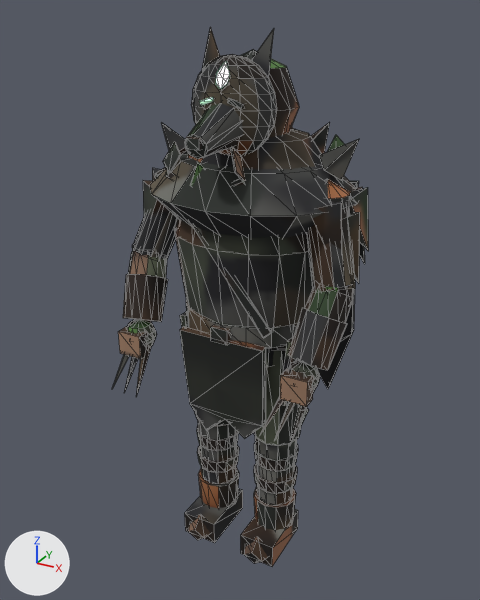
The glTF model assets/models/grove_skinwearer.glb: old version first, new version second.
Camera for both pictures: a camera (50 mm lens) standing at (0.973, -1.819, 1.871) and looking at (-0.045, 0.031, 0.946). Every picture has the same lights, and +X, +Y and +Z are marked at lower left. The first picture is the older version. Mesh edges are drawn as thin lines. Vertices at exactly the same position are counted once.

Names of what the first picture shows: 'GroveSkinwearerMesh'.
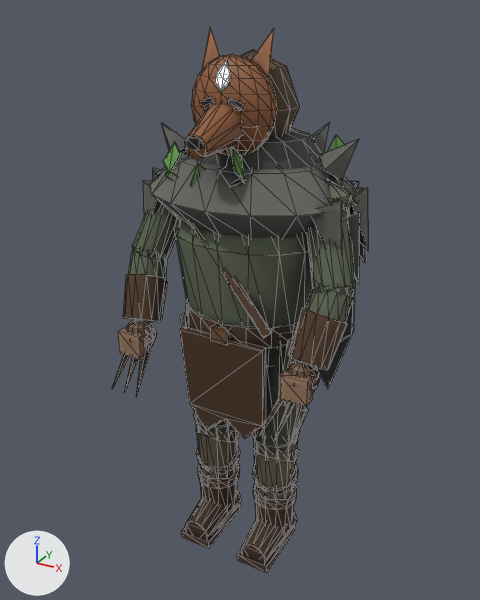
Pixel boxes [x1, y1, x2, y2] of what changed, in the pictures (480 x 600 px):
'GroveSkinwearerMesh', reshaped
    before: [112, 27, 368, 566]
    after: [112, 27, 368, 573]
part 1 of me_groveskinwearermesh, added
    after: [181, 505, 240, 548]
part 2 of me_groveskinwearermesh, added
    after: [200, 481, 238, 511]
part 3 of me_groveskinwearermesh, added
    after: [198, 462, 240, 489]
part 4 of me_groveskinwearermesh, added
    after: [237, 526, 295, 573]
part 5 of me_groveskinwearermesh, added
    after: [255, 501, 294, 532]
part 6 of me_groveskinwearermesh, added
    after: [253, 482, 297, 510]
part 7 of me_groveskinwearermesh, rebuilt
    before: [197, 445, 239, 473]
    after: [196, 445, 240, 473]
part 8 of me_groveskinwearermesh, rebuilt
    before: [254, 442, 298, 472]
    after: [253, 448, 299, 462]
part 9 of me_groveskinwearermesh, rebuilt
    before: [254, 464, 297, 494]
    after: [252, 463, 298, 494]
part 10 of me_groveskinwearermesh, rebuilt
    before: [197, 426, 239, 451]
    after: [196, 429, 240, 443]
part 11 of me_groveskinwearermesh, rebuilt
    before: [185, 488, 243, 543]
    after: [185, 490, 241, 539]
part 12 of me_groveskinwearermesh, rebuilt (7% shorter)
    before: [241, 509, 298, 566]
    after: [241, 510, 297, 563]
part 13 of me_groveskinwearermesh, deleted
    before: [254, 486, 296, 530]
part 14 of me_groveskinwearermesh, deleted
    before: [199, 467, 239, 508]
part 15 of me_groveskinwearermesh, deleted
    before: [188, 514, 210, 540]
part 16 of me_groveskinwearermesh, deleted
    before: [244, 537, 268, 564]
part 17 of me_groveskinwearermesh, built on
    before: [188, 326, 302, 506]
    after: [193, 332, 300, 500]
part 18 of me_groveskinwearermesh, surface changed
    both: [115, 27, 368, 500]

Edits to the bpy script that builds the scene:
```text
Change me_groveskinwearermesh:
    used by ob_groveskinwearermesh; location = (0.0, 0.0, 0.0)
    remove me_groveskinwearermesh.from_pydata(...)  # 1670 vertices, 2984 faces; spans x -0.4..0.4, y -0.34..0.41, z -0.01..1.82
    add me_groveskinwearermesh.from_pydata(...)  # 1810 vertices, 3248 faces; spans x -0.4..0.4, y -0.34..0.41, z -0.01..1.82
    me_groveskinwearermesh part 1: a new loose piece, a box spanning x -0.184..-0.061, y -0.184..0.061, z 0.0..0.03, in mat_groveskinwearermesh_baked
    me_groveskinwearermesh part 2: a new loose piece, a 12-sided cylinder along z spanning x -0.2..-0.05, y -0.08..0.08, z 0.05..0.21, in mat_groveskinwearermesh_baked
    me_groveskinwearermesh part 3: a new loose piece, a 12-sided cylinder along z spanning x -0.204..-0.041, y -0.082..0.082, z 0.19..0.23, in mat_groveskinwearermesh_baked
    me_groveskinwearermesh part 4: a new loose piece, a box spanning x 0.061..0.184, y -0.184..0.061, z 0.0..0.03, in mat_groveskinwearermesh_baked
    me_groveskinwearermesh part 5: a new loose piece, a 12-sided cylinder along z spanning x 0.05..0.2, y -0.08..0.08, z 0.05..0.21, in mat_groveskinwearermesh_baked
    me_groveskinwearermesh part 6: a new loose piece, a 12-sided cylinder along z spanning x 0.041..0.204, y -0.082..0.082, z 0.19..0.23, in mat_groveskinwearermesh_baked
    me_groveskinwearermesh part 7: the loose piece of 28 vertices spanning x -0.2..-0.04, y -0.08..0.08, z 0.26..0.31 is rebuilt with 24 vertices and now spans x -0.21..-0.04, y -0.08..0.08, z 0.24..0.36
    me_groveskinwearermesh part 8: the loose piece of 28 vertices spanning x 0.04..0.2, y -0.08..0.08, z 0.36..0.41 is rebuilt with 24 vertices and now spans x 0.04..0.21, y -0.08..0.08, z 0.34..0.46
    me_groveskinwearermesh part 9: the loose piece of 28 vertices spanning x 0.04..0.2, y -0.08..0.08, z 0.26..0.31 is rebuilt with 24 vertices and now spans x 0.04..0.21, y -0.08..0.08, z 0.24..0.36
    me_groveskinwearermesh part 10: the loose piece of 28 vertices spanning x -0.2..-0.04, y -0.08..0.08, z 0.36..0.41 is rebuilt with 24 vertices and now spans x -0.21..-0.04, y -0.08..0.08, z 0.34..0.46
    me_groveskinwearermesh part 11: the loose piece of 8 vertices spanning x -0.19..-0.06, y -0.15..0.08, z 0.0..0.09 is rebuilt with 24 vertices and now spans x -0.2..-0.05, y -0.18..0.06, z -0.01..0.14
    me_groveskinwearermesh part 12: the loose piece of 8 vertices spanning x 0.06..0.19, y -0.15..0.08, z 0.0..0.09 is rebuilt with 24 vertices and now spans x 0.05..0.2, y -0.18..0.06, z -0.01..0.14
    me_groveskinwearermesh part 13: the loose piece of 24 vertices spanning x 0.04..0.2, y -0.08..0.08, z 0.08..0.2 is deleted
    me_groveskinwearermesh part 14: the loose piece of 24 vertices spanning x -0.2..-0.04, y -0.08..0.08, z 0.08..0.2 is deleted
    me_groveskinwearermesh part 15: the loose piece of 8 vertices spanning x -0.18..-0.06, y -0.18..-0.11, z -0.01..0.1 is deleted
    me_groveskinwearermesh part 16: the loose piece of 8 vertices spanning x 0.06..0.18, y -0.18..-0.11, z -0.01..0.1 is deleted
    me_groveskinwearermesh part 17: 44 vertices moved from x -0.22..0.22, y -0.11..0.07, z 0.2..0.86 to x -0.21..0.21, y -0.11..0.07, z 0.21..0.92; 29 vertices removed from x -0.23..0.23, y -0.11..0.11, z 0.48..0.86; 105 vertices added at x -0.23..0.23, y -0.11..0.11, z 0.39..0.92
    me_groveskinwearermesh part 18: 2556 kept faces spanning x -0.4..0.4, y -0.34..0.41, z 0.21..1.82 get new texture (UV) coordinates
```
